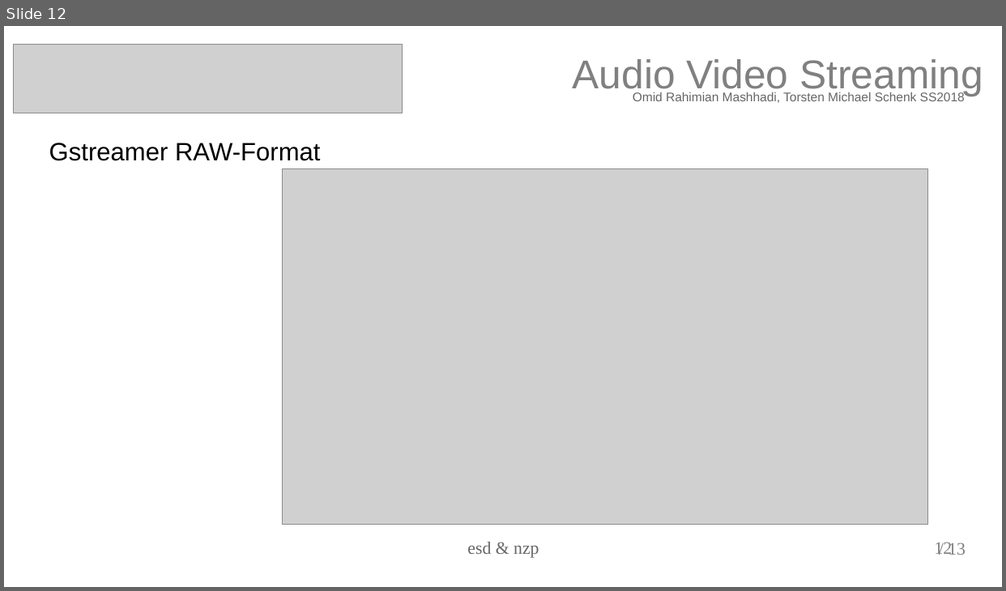
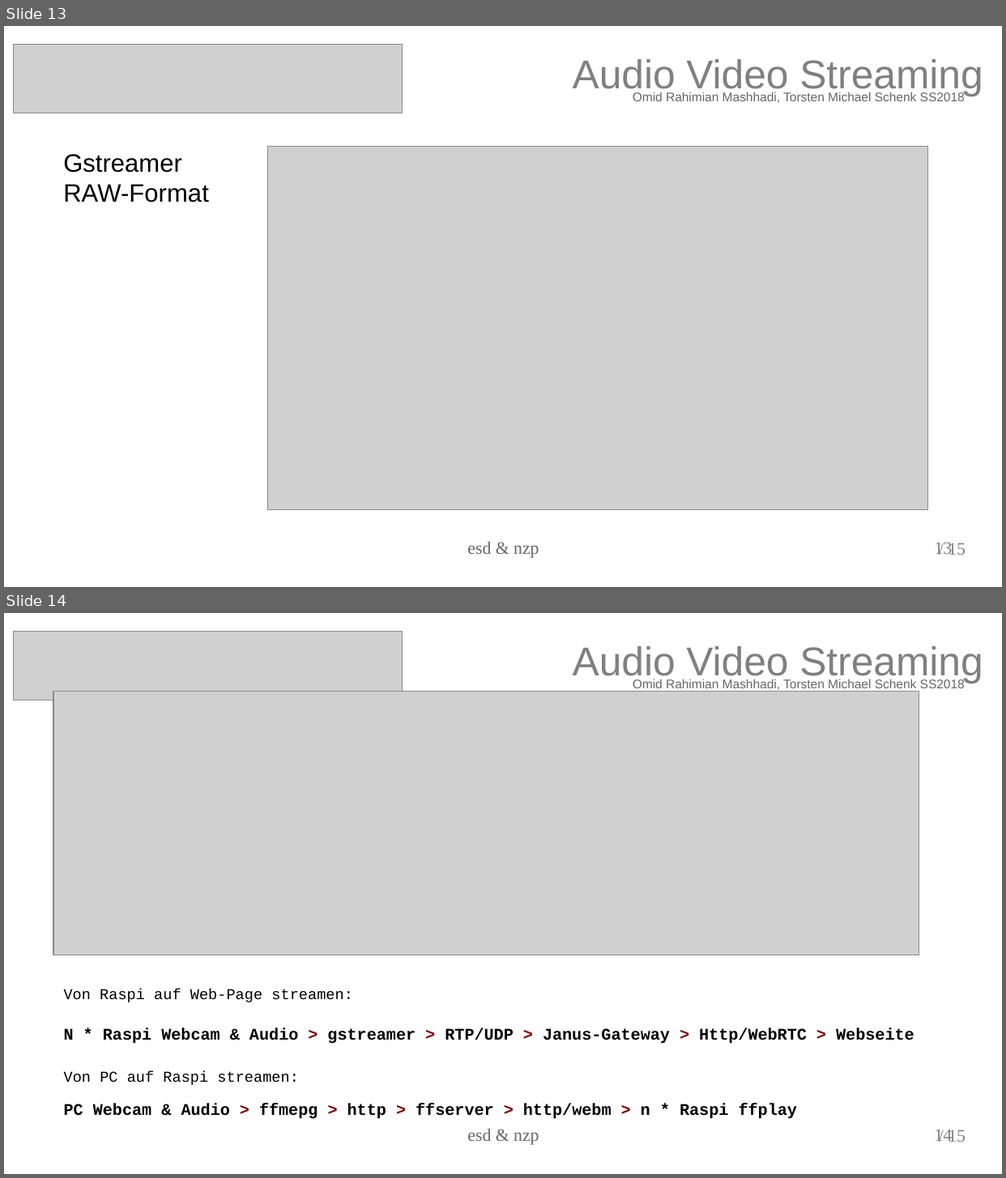
Before and after one commit to torstenschenk/beuth-avatar-ss2018, a slide deck: Presentation/Projekt/AVstreaming-Gruppe-15.odp. Shown one above the other, each under a label of ours: slide 12 before the commit, slides 13 and 14 after it. The pictures are 1006x591 and 1006x1178 pixels, drawn with LibreOffice and Linux fonts; fonts in the diff are those of the drawing; grey boxes stand for pictures. Boxes give left, top, right and bottom in pixels: in the first picture for what was removed or moved away, otherwise in the second. Text is boxed around its words. In the diff, an @@ line names an element or a change of style, - is before the commit and + after.

```diff
--- a/Presentation/Projekt/AVstreaming-Gruppe-15.odp
+++ b/Presentation/Projekt/AVstreaming-Gruppe-15.odp
@@ slide 14 added at <box>4,613,1002,1174</box>, background #FFFFFF @@
@@ picture added at <box>13,631,403,700</box> @@
@@ text added at <box>573,646,982,683</box>, 32 pt, text #808080 @@
+Audio Video Streaming
@@ text added at <box>633,678,965,690</box>, 10 pt, text #666666 @@
+Omid Rahimian Mashhadi, Torsten Michael Schenk SS2018
@@ picture added at <box>53,692,919,956</box> @@
@@ text added at <box>64,989,914,1046</box>, 13 pt, text #000000, bold @@
+Von Raspi auf Web-Page streamen:
+N * Raspi Webcam & Audio > gstreamer > RTP/UDP > Janus-Gateway > Http/WebRTC > Webseite
@@ text added at <box>64,1071,797,1119</box>, 13 pt, text #000000, bold @@
+Von PC auf Raspi streamen:
+PC Webcam & Audio > ffmepg > http > ffserver > http/webm > n * Raspi ffplay
@@ text added at <box>467,1129,539,1145</box>, 14 pt, text #666666 @@
+esd & nzp
@@ page number added at <box>934,1130,952,1142</box>, 14 pt, text #808080 @@
+14
@@ text added at <box>948,1130,965,1142</box>, 14 pt, text #808080 @@
+/ 15
@@ what was slide 12 is now slide 13 @@
@@ slide 13 changed as well @@
@@ picture: place and size @@
-picture at <box>282,169,927,525</box>
+picture at <box>267,147,927,510</box>
@@ text at <box>63,154,209,203</box>: text changed @@
-Gstreamer RAW-Format
+Gstreamer
+RAW-Format
@@ page number at <box>934,542,952,555</box>: text changed @@
-/ 13
+13
@@ page number removed at <box>934,542,952,555</box> @@
-12
@@ text added at <box>948,543,965,555</box>, 14 pt, text #808080 @@
+/ 15
```
Also in this commit, not shown: 11 other slides changed, 1 other slide added, 3 other files.
